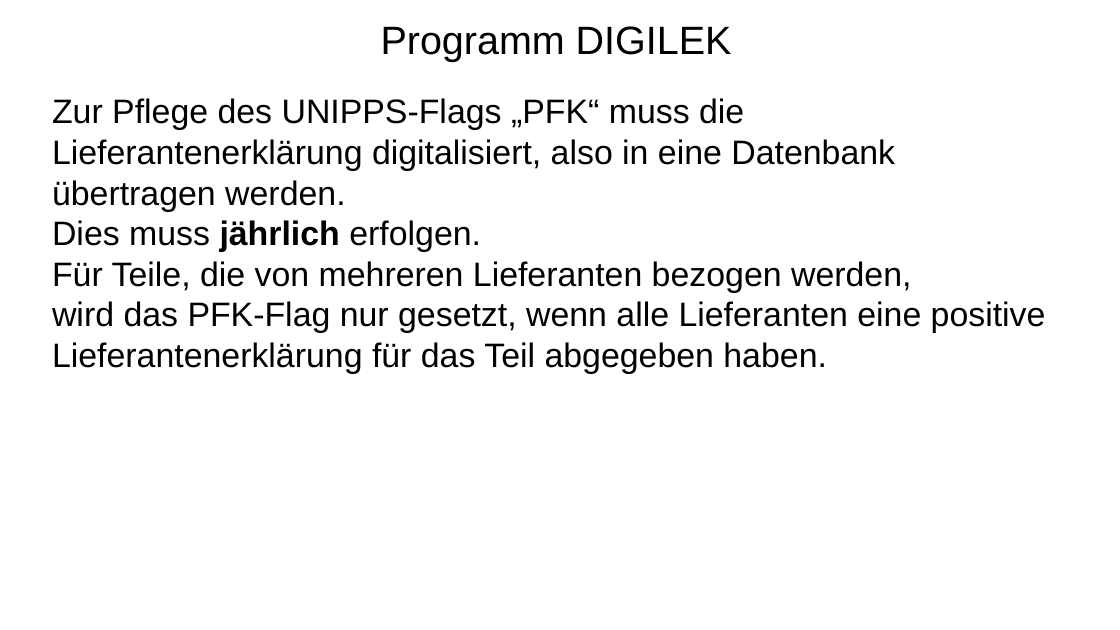
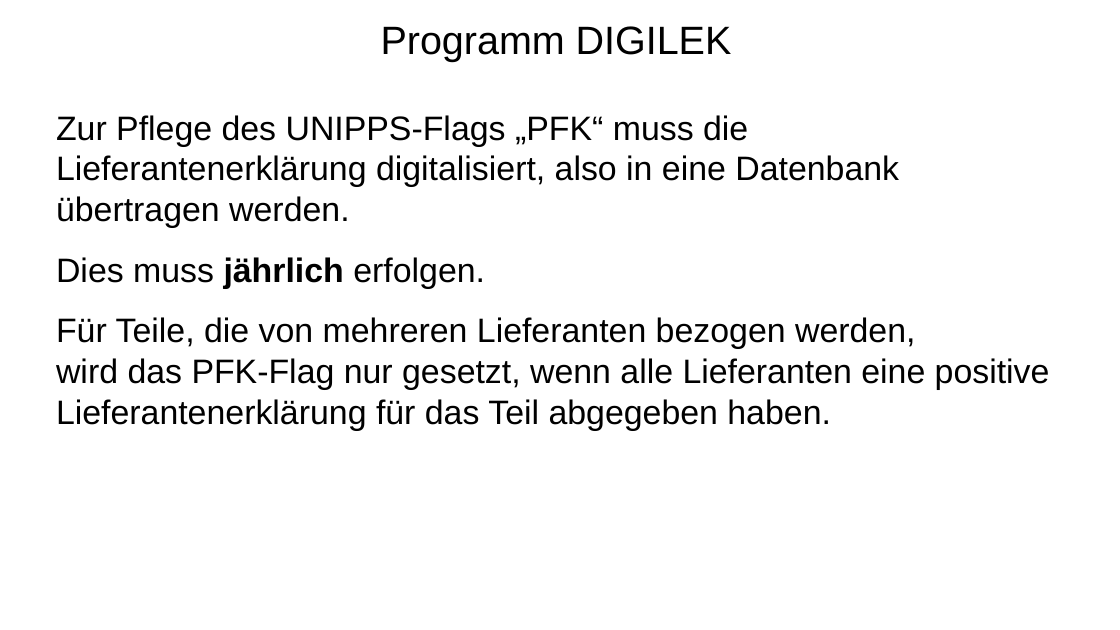
Before and after one commit to KlausEtscheidt/Zoll, a slide deck: slide 9 of LieferErklaer/doku/Hintergrund/Ueberblick_Präferenzberechtigung.pptx. Drawn at 1120x630 pixels with LibreOffice and Linux fonts; fonts in the diff are those of the drawing. Boxes give left, top, right and bottom in pixels: in the first picture for what was removed or moved away, otherwise in the second. Text is boxed around its words. In the diff, an @@ line names an element or a change of style, - is before the commit and + after.

```diff
--- a/LieferErklaer/doku/Hintergrund/Ueberblick_Präferenzberechtigung.pptx
+++ b/LieferErklaer/doku/Hintergrund/Ueberblick_Präferenzberechtigung.pptx
@@ text "Zur Pflege des UNIPPS-Flags „PFK“ ...": place and size @@
-text "Zur Pflege des UNIPPS-Flags „PFK“ ..." at [52, 98, 1046, 374]
+text "Zur Pflege des UNIPPS-Flags „PFK“ ..." at [56, 115, 1050, 430]
@@ text "Zur Pflege des UNIPPS-Flags „PFK“ ..." at [56, 115, 1050, 430]: highlight none to #000000; more space between paragraphs @@
```
Also in this commit, not shown: 17 other slides changed, 27 other files.
